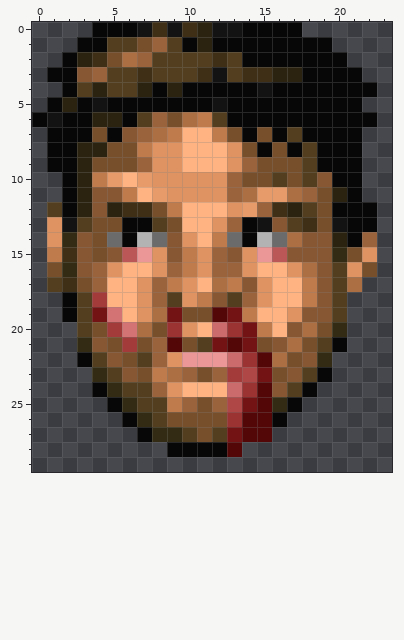
File history of a pixel-art sprite, graphics/stfst22.png. The picture above is the old version.
The file is 24x30 pixels.
New version:
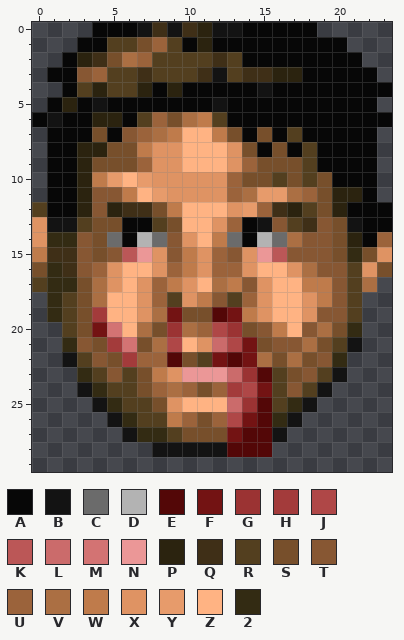
Palette (. is transparent): A #070707  B #131313  C #6b6b6b  D #b3b3b3  E #530707  F #731313  G #9b3333  H #a33b3b  J #af4747  K #bb5757  L #cb6b6b  M #d37373  N #eb9797  P #2b230f  Q #3f2f17  R #533f1f  S #774f2b  T #875733  U #9b633b  V #ab6f43  W #bf7b4b  X #df9363  Y #e79b6b  Z #ffb383  2 #332b13
The edit:
Changed rows in their new state; - is an unchanged pixel.
first column x 0:
 0 ------------------A-----
 1 --------------------A---
 2 ---------------------A--
 3 ----------------------A-
 4 -----------------------A
 5 ----------------------A-
 6 -----------------------A
 7 ----------------------A-
 8 ----------------------A-
 9 ----------------------A-
10 -A-----------------S--A-
11 -A-------------------PA-
12 RA------------------P--A
13 XB-----------------TSB-A
14 X2------------------SPAU
15 WQ------------------S2SX
16 S2Q-----------------TRXS
17 R22-VX-------------WTRV-
18 -2RSV-------------XWTR--
19 -2RSHZ---------X-ZX-TR--
20 --RSFMZ---VUJ-STWZTVS2--
21 --2TSHM-VJZXLJ---TVSRB--
22 --BRTSHU-ESRFEFVSVST2---
23 ---2RTR--XNNNLGERSTRB---
24 ---B2R-S-VUSUHJFRTRB----
25 ----B2R-SXZZZLG-R2B-----
26 -----B2R-WU-UJF-2B------
27 ------B2-RS-S---B-------
28 --------BBBBB-EE--------
